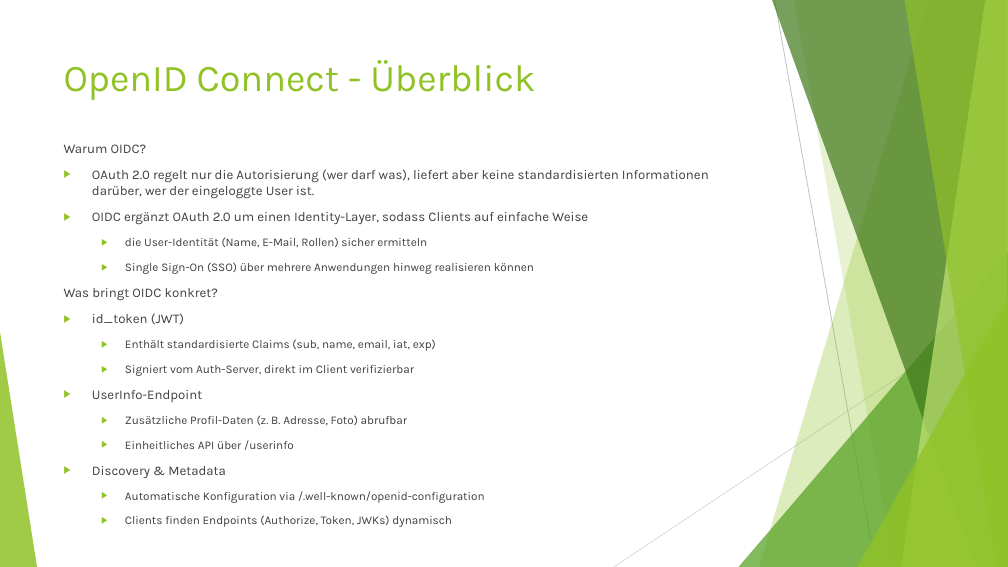
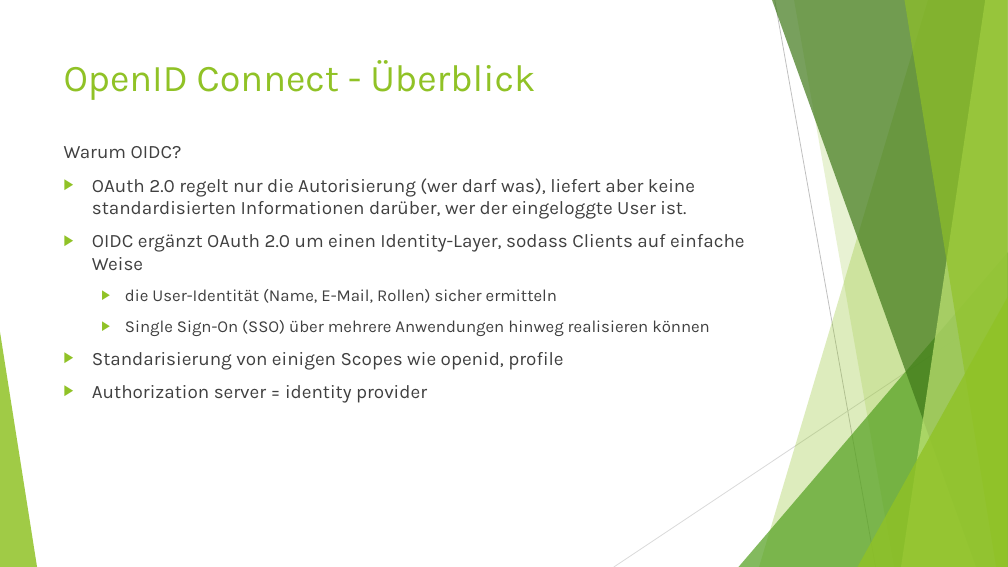
Before and after one commit to MichaelZett/20250708_Spring_Security, a slide deck: slide 127 of Spring_Security.pptx (slide 130 before the commit). Drawn at 1008x567 pixels with LibreOffice and Linux fonts; fonts in the diff are those of the drawing. Boxes give left, top, right and bottom in pixels: in the first picture for what was removed or moved away, otherwise in the second. Text is boxed around its words. In the diff, an @@ line names an element or a change of style, - is before the commit and + after.

Commit message:
Update slides

```diff
--- a/Spring_Security.pptx
+++ b/Spring_Security.pptx
@@ text at <box>64,146,744,336</box>: size 12.6 to 18 pt in "Warum OIDC?", "OAuth 2.0 regelt nur die Autorisierung (wer ...", "OIDC ergänzt OAuth 2.0 um einen Identity-Layer, ..."; size 11.2 to 16 pt in "die User-Identität (Name, E-Mail, Rollen) sicher ermitteln", "Single Sign-On (SSO) über mehrere Anwendungen hinweg ..." @@
@@ text at <box>92,352,563,403</box>: text changed; size 11.2 to 18 pt @@
-Was bringt OIDC konkret?
-▶ id_token (JWT)
-  ▶ Enthält standardisierte Claims (sub, name, email, iat, exp)
-  ▶ Signiert vom Auth-Server, direkt im Client verifizierbar
-▶ UserInfo-Endpoint
-  ▶ Zusätzliche Profil-Daten (z. B. Adresse, Foto) abrufbar
-  ▶ Einheitliches API über /userinfo
-▶ Discovery & Metadata
-  ▶ Automatische Konfiguration via /.well-known/openid-configuration
-  ▶ Clients finden Endpoints (Authorize, Token, JWKs) dynamisch
+▶ Standarisierung von einigen Scopes wie openid, profile
+▶ Authorization server = identity provider
```
Also in this commit, not shown: 7 other slides changed, 4 slides added, 7 slides removed.
